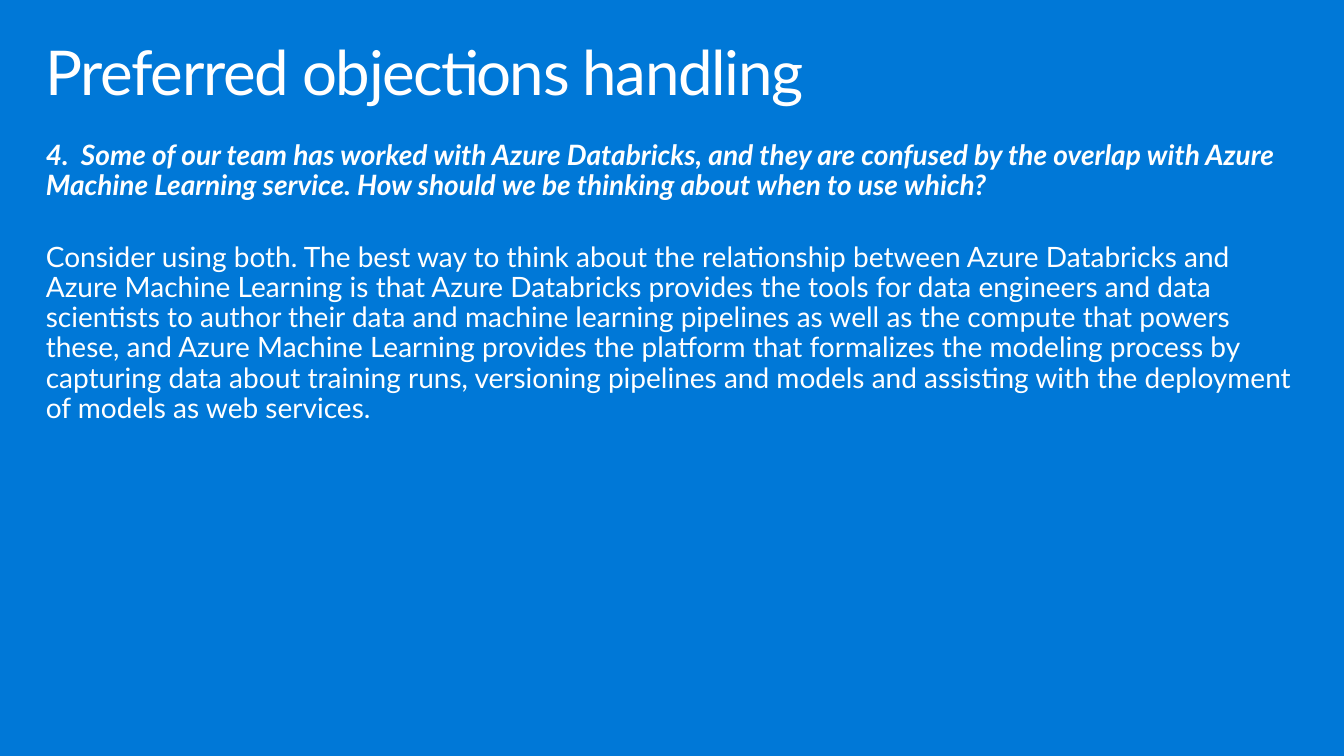
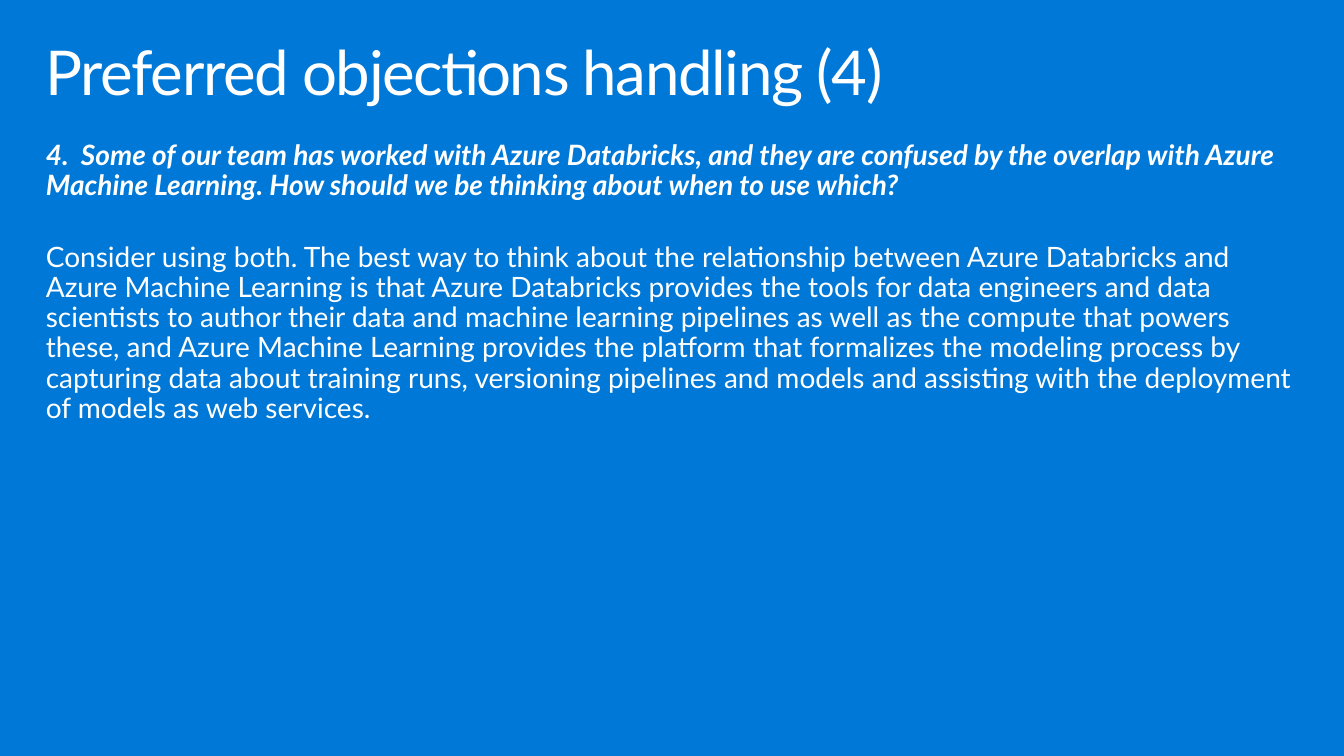
Before and after one commit to ocplatest/MCW-Machine-Learning, a slide deck: slide 29 of Whiteboard design session/WDS trainer presentation - Machine Learning.pptx. Drawn at 1344x756 pixels with LibreOffice and Linux fonts; fonts in the diff are those of the drawing. Boxes give left, top, right and bottom in pixels: in the first picture for what was removed or moved away, otherwise in the second. Text is boxed around its words. In the diff, an @@ line names an element or a change of style, - is before the commit and + after.

```diff
--- a/Whiteboard design session/WDS trainer presentation - Machine Learning.pptx
+++ b/Whiteboard design session/WDS trainer presentation - Machine Learning.pptx
@@ title at <box>46,47,883,106</box>: text changed @@
-Preferred objections handling
+Preferred objections handling (4)
@@ text at <box>46,144,1274,200</box>: text changed @@
-4. Some of our team has worked with Azure Databricks, and they are confused by the overlap with Azure Machine Learning service. How should we be thinking about when to use which?
+4. Some of our team has worked with Azure Databricks, and they are confused by the overlap with Azure Machine Learning. How should we be thinking about when to use which?
```
Also in this commit, not shown: 20 other slides changed, 3 other files.
